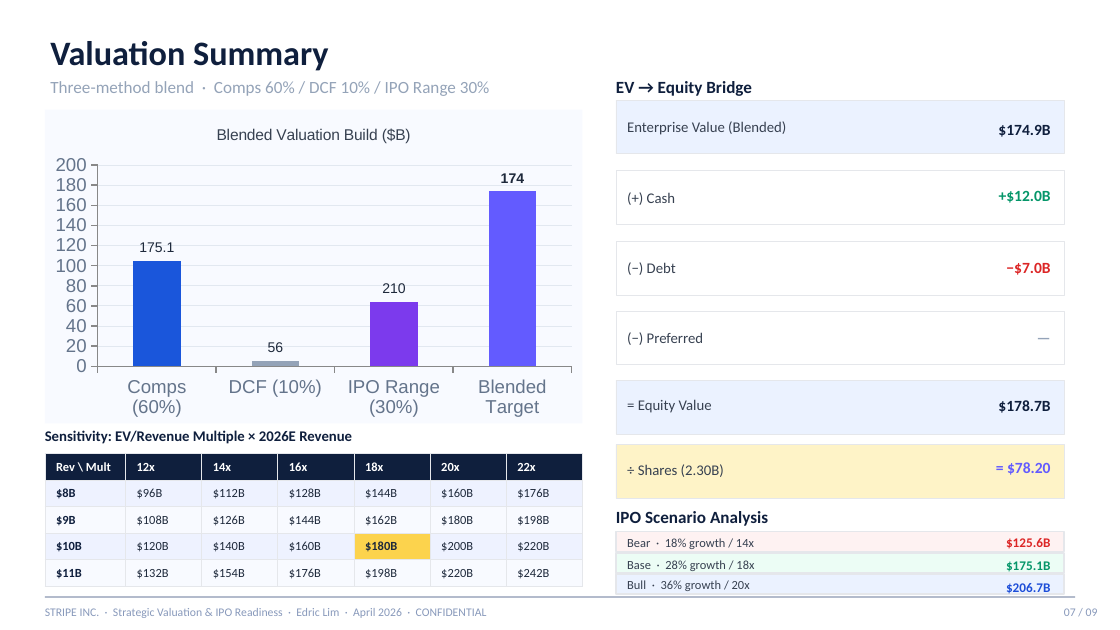
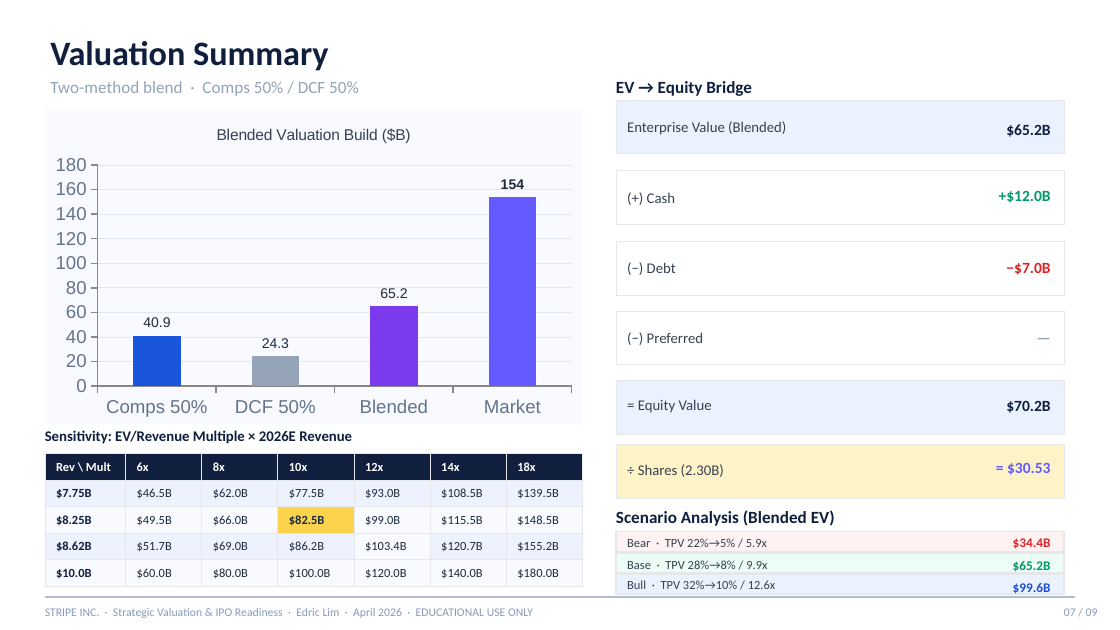
Before and after one commit to edricwidjajaliem-ux/edric, a slide deck: slide 7 of files/Stripe_Pitch_Deck_-_Edric_Lim.pptx. Drawn at 1120x630 pixels with LibreOffice and Linux fonts; fonts in the diff are those of the drawing. Boxes give left, top, right and bottom in pixels: in the first picture for what was removed or moved away, otherwise in the second. Text is boxed around its words. In the diff, an @@ line names an element or a change of style, - is before the commit and + after.

```diff
--- a/files/Stripe_Pitch_Deck_-_Edric_Lim.pptx
+++ b/files/Stripe_Pitch_Deck_-_Edric_Lim.pptx
@@ text at (50,81,359,96): text changed @@
-Three-method blend · Comps 60% / DCF 10% / IPO Range 30%
+Two-method blend · Comps 50% / DCF 50%
@@ column chart at (45,110,582,423) @@
-categories: Comps (60%), DCF (10%), IPO Range (30%), Blended Target
+categories: Comps 50%, DCF 50%, Blended, Market
-Series 1: 105, 6, 64, 174
+Series 1: 41, 24, 65, 154
@@ data labels of Series 1 changed @@
@@ text at (1006,124,1050,137): text changed @@
-$174.9B
+$65.2B
@@ text at (1006,401,1050,413): text changed @@
-$178.7B
+$70.2B
@@ table at (45,454,582,585) @@
-row 1: Rev \ Mult | 12x | 14x | 16x | 18x | 20x | 22x
+row 1: Rev \ Mult | 6x | 8x | 10x | 12x | 14x | 18x
-row 2: $8B | $96B | $112B | $128B | $144B | $160B | $176B
+row 2: $7.75B | $46.5B | $62.0B | $77.5B | $93.0B | $108.5B | $139.5B
-row 3: $9B | $108B | $126B | $144B | $162B | $180B | $198B
+row 3: $8.25B | $49.5B | $66.0B | $82.5B | $99.0B | $115.5B | $148.5B
-row 4: $10B | $120B | $140B | $160B | $180B | $200B | $220B
+row 4: $8.62B | $51.7B | $69.0B | $86.2B | $103.4B | $120.7B | $155.2B
-row 5: $11B | $132B | $154B | $176B | $198B | $220B | $242B
+row 5: $10.0B | $60.0B | $80.0B | $100.0B | $120.0B | $140.0B | $180.0B
@@ fill #F8FAFF to #FCD34D in row 3, column 4 @@
@@ fill #FCD34D to #F8FAFF in row 4, column 5 @@
@@ text at (1007,463,1050,475): text changed @@
-= $78.20
+= $30.53
@@ text at (616,510,835,526): text changed @@
-IPO Scenario Analysis
+Scenario Analysis (Blended EV)
@@ text at (627,538,767,547): text changed @@
-Bear · 18% growth / 14x
+Bear · TPV 22%→5% / 5.9x
@@ text at (1013,538,1051,549): text changed @@
-$125.6B
+$34.4B
@@ text at (627,560,767,569): text changed @@
-Base · 28% growth / 18x
+Base · TPV 28%→8% / 9.9x
@@ text at (1013,561,1051,572): text changed @@
-$175.1B
+$65.2B
@@ text at (627,580,775,589): text changed @@
-Bull · 36% growth / 20x
+Bull · TPV 32%→10% / 12.6x
@@ text at (1013,583,1051,594): text changed @@
-$206.7B
+$99.6B
@@ text at (45,608,533,618): text changed @@
-STRIPE INC. · Strategic Valuation & IPO Readiness · Edric Lim · April 2026 · CONFIDENTIAL
+STRIPE INC. · Strategic Valuation & IPO Readiness · Edric Lim · April 2026 · EDUCATIONAL USE ONLY
```
Also in this commit, not shown: 8 other slides changed, 3 other files.
